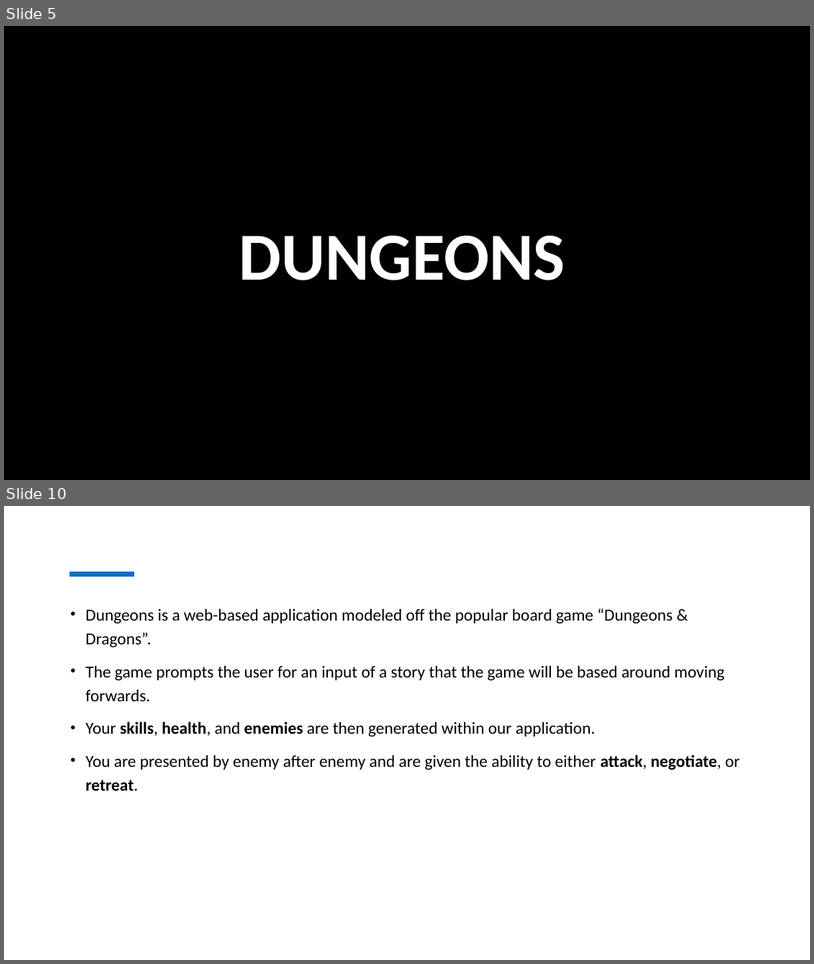
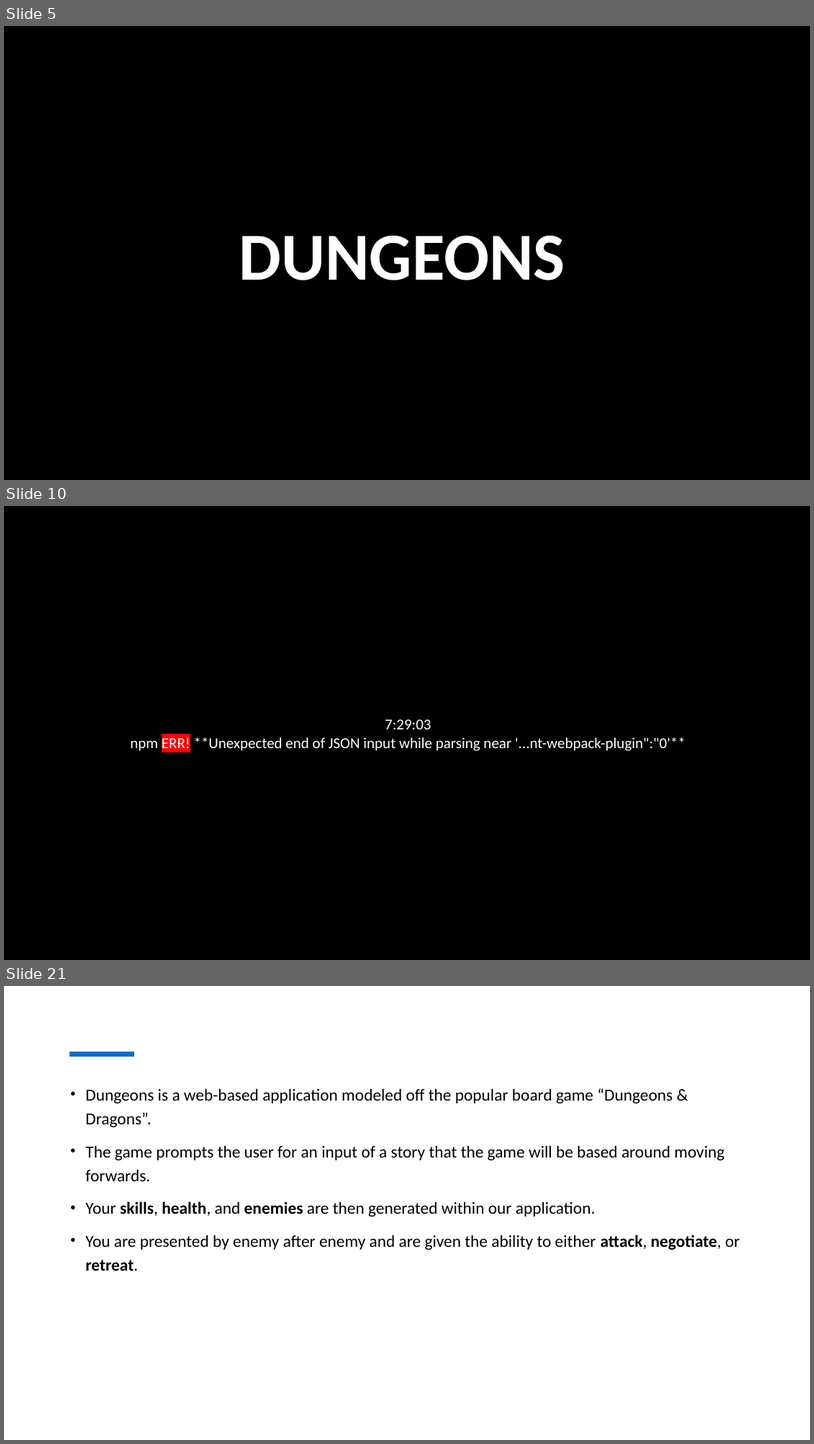
Before and after one commit to corbinmgraham/dungeons, a slide deck: Presentation.pptx. Shown one above the other, each under a label of ours: slides 5 and 10 before the commit, slides 5, 10 and 21 after it; the slides between them are not shown. The pictures are 814x964 and 814x1444 pixels, drawn with LibreOffice and Linux fonts; fonts in the diff are those of the drawing. Boxes give left, top, right and bottom in pixels: in the first picture for what was removed or moved away, otherwise in the second. Text is boxed around its words. In the diff, an @@ line names an element or a change of style, - is before the commit and + after.

```diff
--- a/Presentation.pptx
+++ b/Presentation.pptx
@@ slide 10 added at (x1=4, y1=506, x2=810, y2=960), background #FFFFFF @@
@@ rectangle added at (x1=4, y1=506, x2=810, y2=960), fill #000000, 18 pt, text #FFFFFF @@
+7:29:03
+npm ERR! **Unexpected end of JSON input while parsing near '...nt-webpack-plugin":"0'**
@@ what was slide 10 is now slide 21 @@
```
Also in this commit, not shown: 4 slides changed, 11 other slides added, 1 slide removed.
